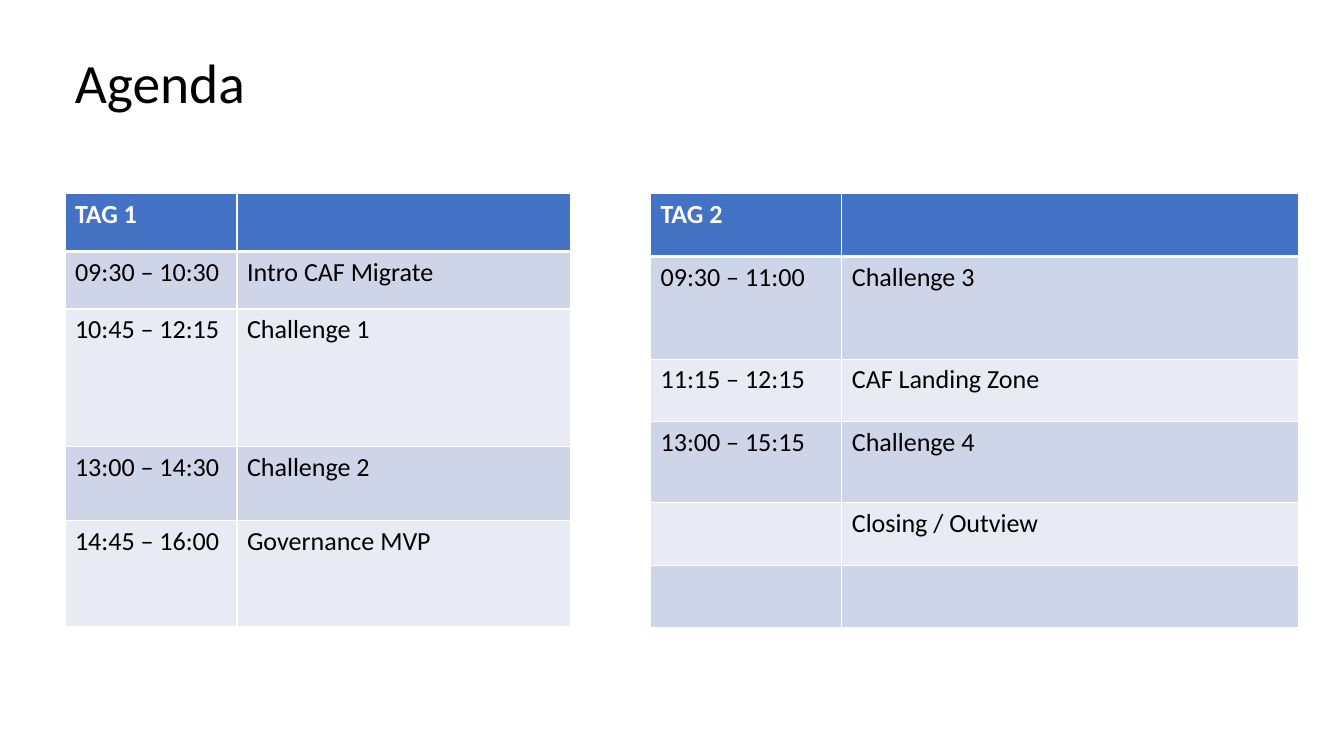
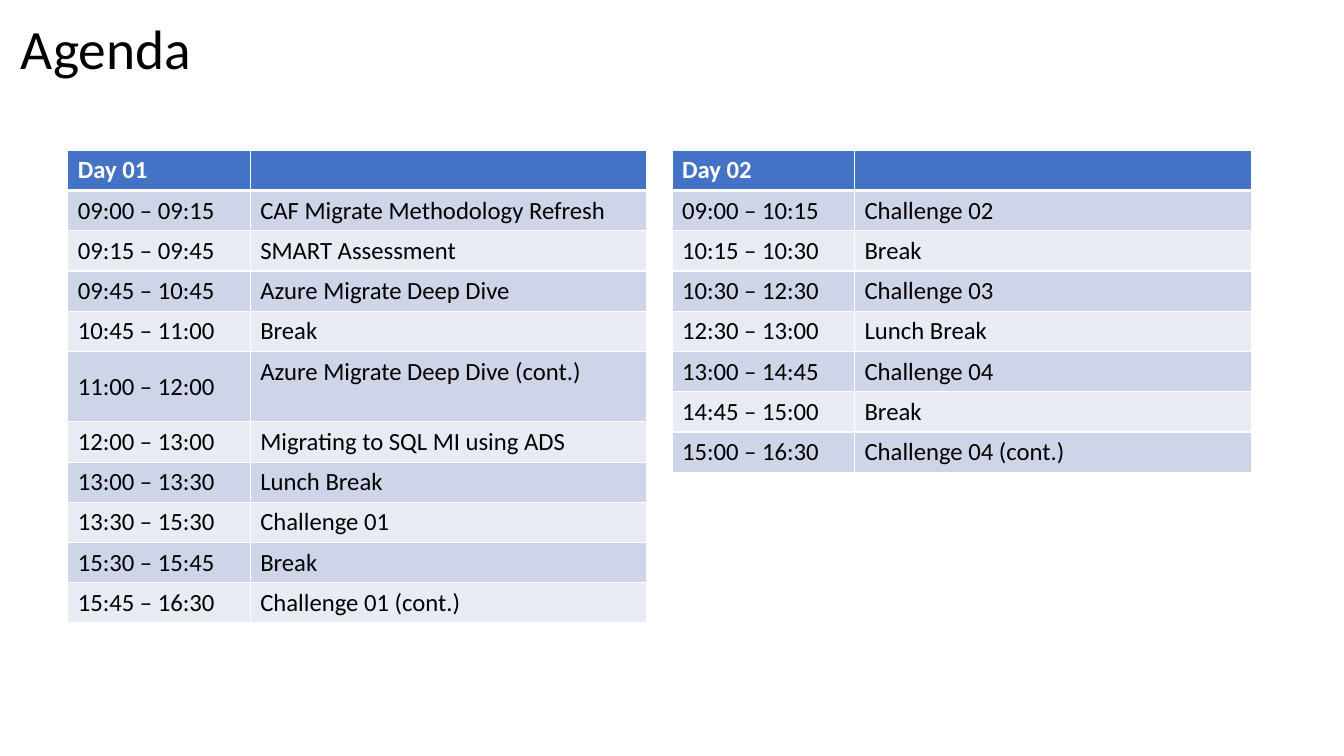
Before and after one commit to jonathan-vella/CAF-Expert-Learning-Path, a slide deck: slide 4 of 03-CAF Migrate - LoB Migration/sources/WalkingDeck-CAF-Migrate.pptx. Drawn at 1344x756 pixels with LibreOffice and Linux fonts; fonts in the diff are those of the drawing. Boxes give left, top, right and bottom in pixels: in the first picture for what was removed or moved away, otherwise in the second. Text is boxed around its words. In the diff, an @@ line names an element or a change of style, - is before the commit and + after.

```diff
--- a/03-CAF Migrate - LoB Migration/sources/WalkingDeck-CAF-Migrate.pptx
+++ b/03-CAF Migrate - LoB Migration/sources/WalkingDeck-CAF-Migrate.pptx
@@ title "Agenda": place and size @@
-title "Agenda" at [75, 64, 245, 113]
+title "Agenda" at [21, 30, 191, 79]
@@ table at [68, 150, 648, 620] @@
-row 1: TAG 1 | 
-row 2: 09:30 – 10:30 | Intro CAF Migrate
-row 3: 10:45 – 12:15 | Challenge 1
-row 4: 13:00 – 14:30 | Challenge 2
-row 5: 14:45 – 16:00 | Governance MVP
+row 1: Day 01 | 
+row 2: 09:00 – 09:15 | CAF Migrate Methodology Refresh
+row 3: 09:15 – 09:45 | SMART Assessment
+row 4: 09:45 – 10:45 | Azure Migrate Deep Dive
+row 5: 10:45 – 11:00 | Break
+row 6: 11:00 – 12:00 | Azure Migrate Deep Dive (cont.)
+row 7: 12:00 – 13:00 | Migrating to SQL MI using ADS
+row 8: 13:00 – 13:30 | Lunch Break
+row 9: 13:30 – 15:30 | Challenge 01
+row 10: 15:30 – 15:45 | Break
+row 11: 15:45 – 16:30 | Challenge 01 (cont.)
@@ table: place and size @@
-table at [65, 194, 571, 627]
+table at [68, 150, 648, 620]
@@ table added at [672, 150, 1252, 469], 8 rows, 2 columns @@
+Day 02 | 
+09:00 – 10:15 | Challenge 02
+10:15 – 10:30 | Break
+10:30 – 12:30 | Challenge 03
+12:30 – 13:00 | Lunch Break
+13:00 – 14:45 | Challenge 04
+14:45 – 15:00 | Break
+15:00 – 16:30 | Challenge 04 (cont.)
@@ table removed at [650, 194, 1299, 628], 6 rows, 2 columns @@
-TAG 2 | 
-09:30 – 11:00 | Challenge 3
-11:15 – 12:15 | CAF Landing Zone
-13:00 – 15:15 | Challenge 4
- | Closing / Outview
- | 
```
Also in this commit, not shown: 1 other slide changed, 2 slides removed, 2 other files.
